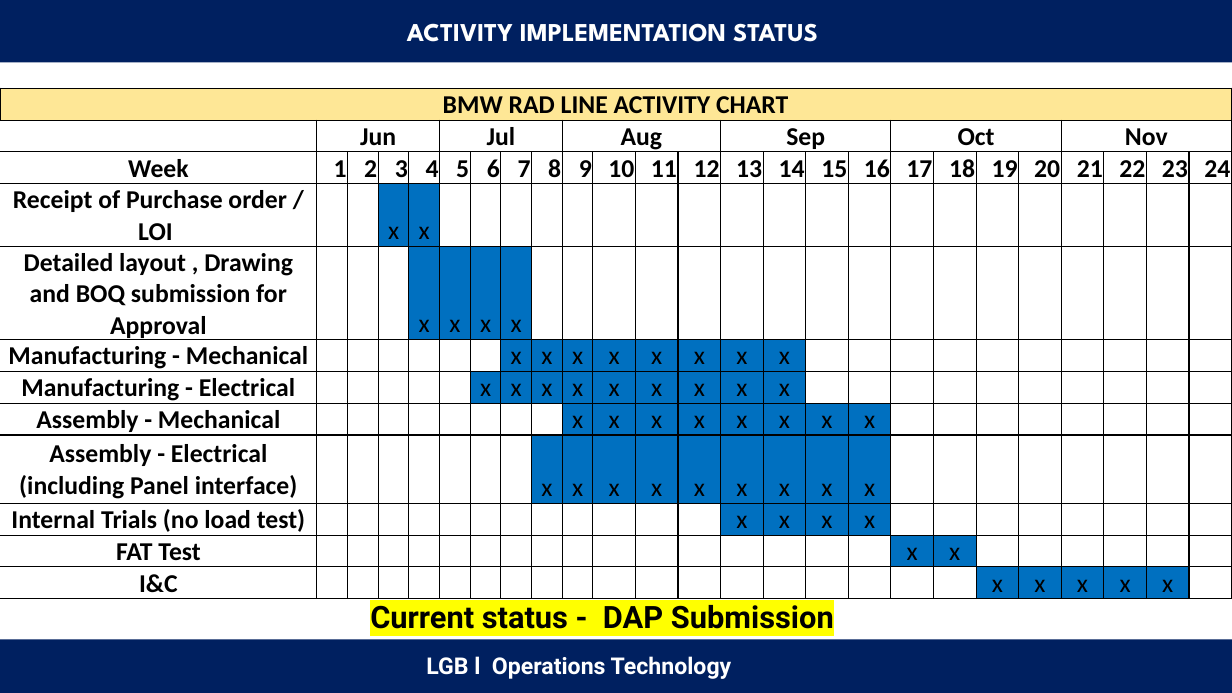
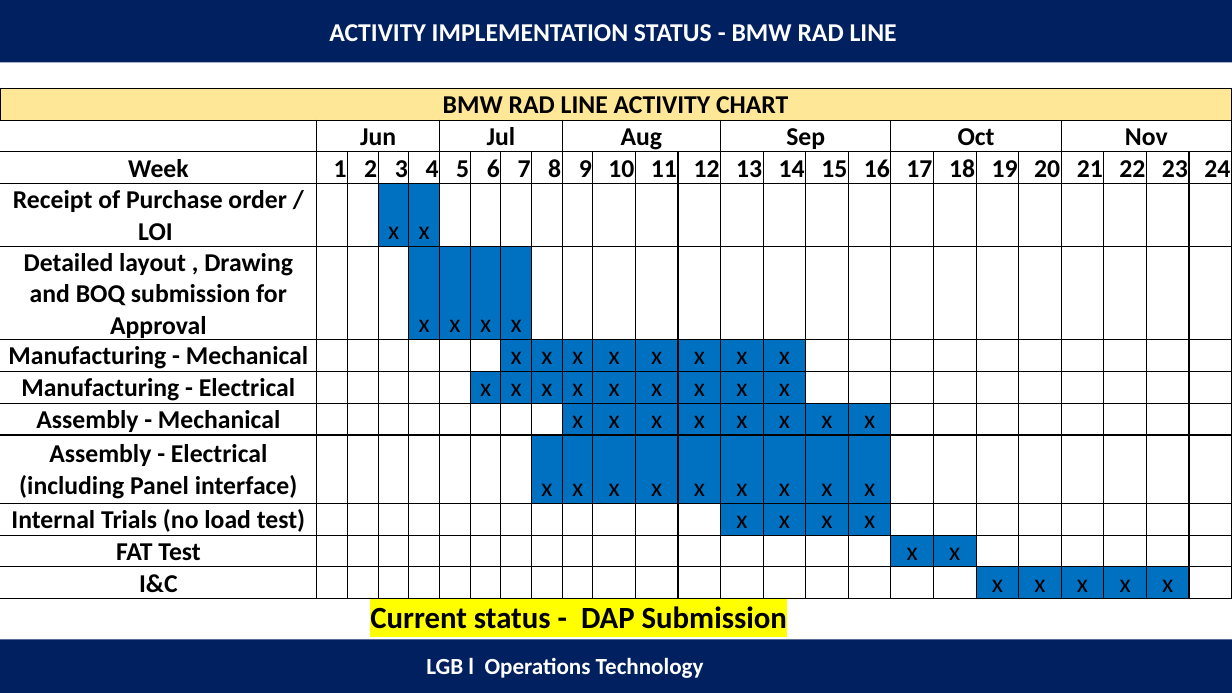
Before and after one commit to anand2204-robo/Project-List, a slide deck: slide 23 of Automation project.pptx (slide 22 before the commit). Drawn at 1232x693 pixels with LibreOffice and Linux fonts; fonts in the diff are those of the drawing. Boxes give left, top, right and bottom in pixels: in the first picture for what was removed or moved away, otherwise in the second. Text is boxed around its words. In the diff, an @@ line names an element or a change of style, - is before the commit and + after.

```diff
--- a/Automation project.pptx
+++ b/Automation project.pptx
@@ text at (329, 24, 897, 41): text changed; font League Spartan to Calibri @@
-ACTIVITY IMPLEMENTATION STATUS
+ACTIVITY IMPLEMENTATION STATUS - BMW RAD LINE
@@ text "Current status - DAP Submission" at (370, 606, 787, 629): font Roboto to Calibri @@
@@ text "LGB l Operations Technology" at (426, 657, 704, 678): font Roboto to Calibri @@
```
Also in this commit, not shown: 43 other slides changed, 1 slide added, 19 slides removed.
